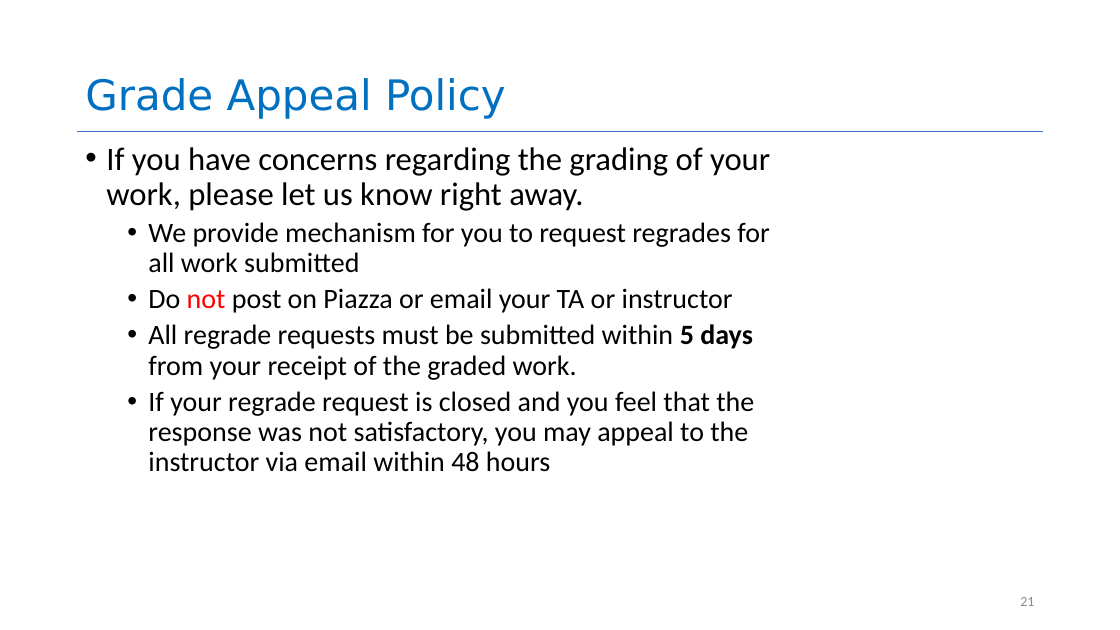
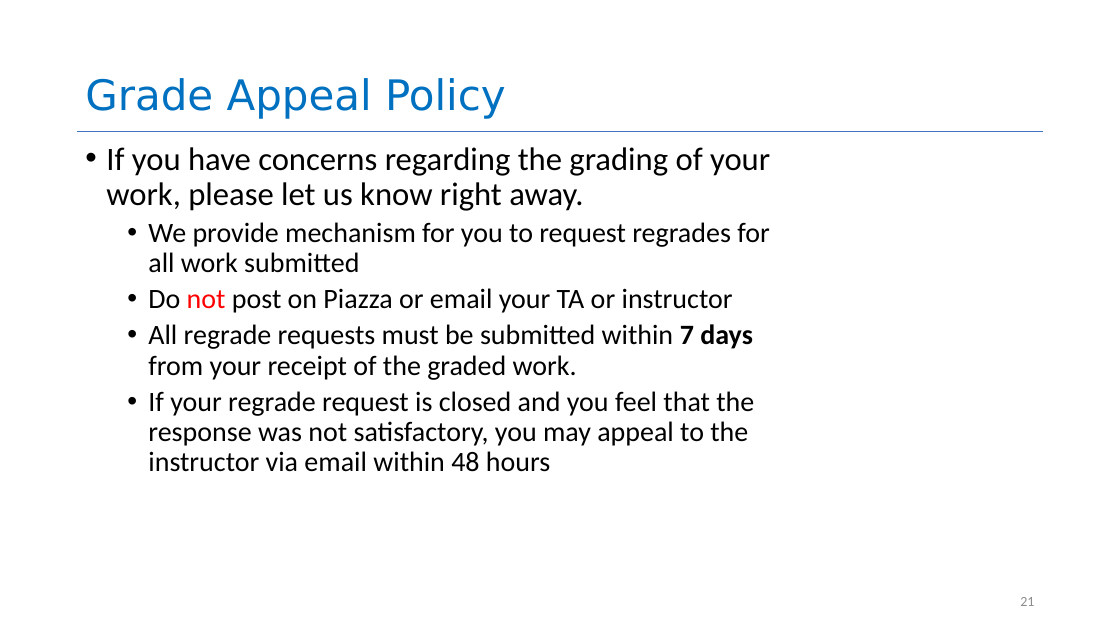
Before and after one commit to neu-se/CS4530-Fall-2026, a slide deck: slide 21 of Slides/Module 01.1 Course Introduction.pptx. Drawn at 1120x630 pixels with LibreOffice and Linux fonts; fonts in the diff are those of the drawing. Boxes give left, top, right and bottom in pixels: in the first picture for what was removed or moved away, otherwise in the second. Text is boxed around its words. In the diff, an @@ line names an element or a change of style, - is before the commit and + after.

```diff
--- a/Slides/Module 01.1 Course Introduction.pptx
+++ b/Slides/Module 01.1 Course Introduction.pptx
@@ text at box(148, 324, 753, 380): text changed @@
-  • All regrade requests must be submitted within 5 days from your receipt of the graded work.
+  • All regrade requests must be submitted within 7 days from your receipt of the graded work.
```
Also in this commit, not shown: 4 other slides changed, 4 other files.
